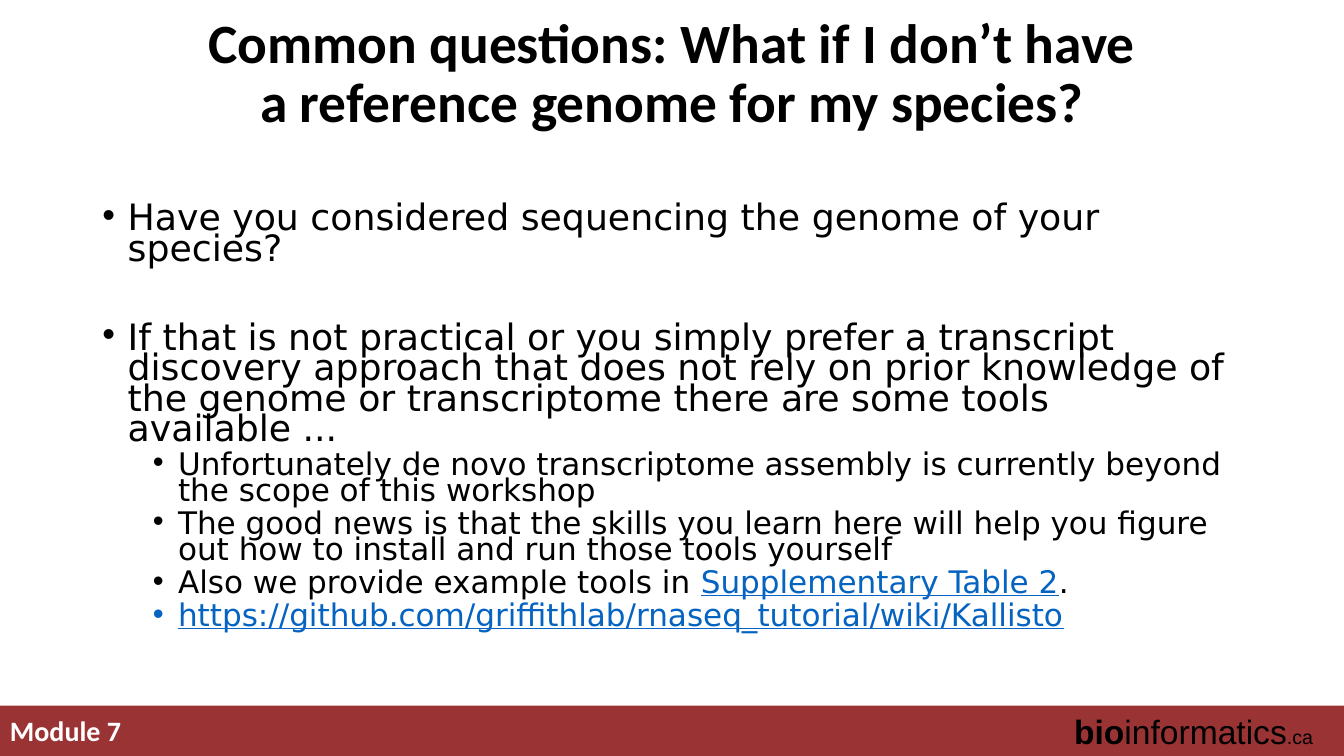
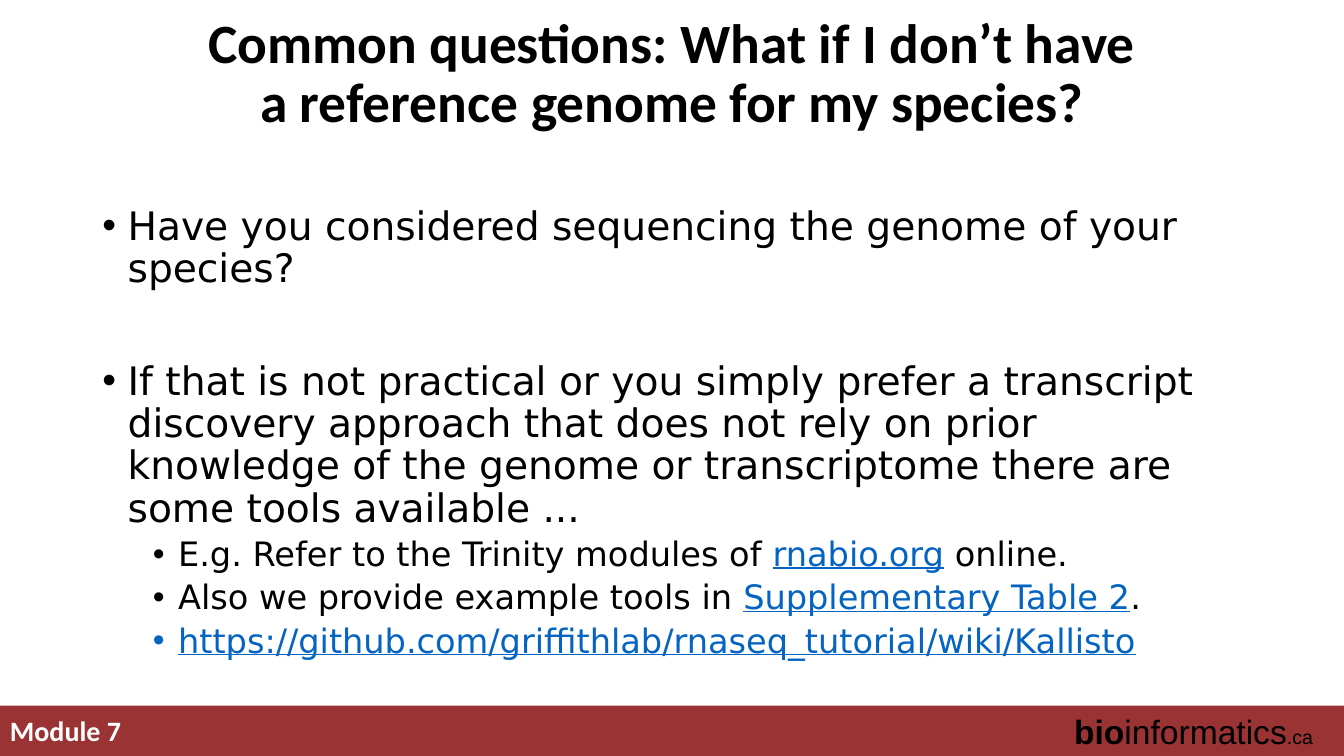
Before and after one commit to griffithlab/rnabio.org, a slide deck: slide 24 of assets/lectures/cbw-cshl/2019/full/RNASeq_Module7_Lecture.pptx. Drawn at 1344x756 pixels with LibreOffice and Linux fonts; fonts in the diff are those of the drawing. Boxes give left, top, right and bottom in pixels: in the first picture for what was removed or moved away, otherwise in the second. Text is boxed around its words. In the diff, an @@ line names an element or a change of style, - is before the commit and + after.

```diff
--- a/assets/lectures/cbw-cshl/2019/full/RNASeq_Module7_Lecture.pptx
+++ b/assets/lectures/cbw-cshl/2019/full/RNASeq_Module7_Lecture.pptx
@@ text at (128,210,1193,660): size 25.9 to 28 pt in "Have you considered sequencing the genome of ...", "If that is not practical or you ..."; size 22.2 to 24 pt in "Also we provide example tools in Supplementary ...", "https://github.com/griffithlab/rnaseq_tutorial/wiki/Kallisto"; line spacing 0.7 to 0.9 @@
@@ text at (178,540,1068,573): text changed; size 22.2 to 24 pt @@
-  • Unfortunately de novo transcriptome assembly is currently beyond the scope of this workshop
-  • The good news is that the skills you learn here will help you figure out how to install and run those tools yourself
+  • E.g. Refer to the Trinity modules of rnabio.org online.
```
Also in this commit, not shown: 2 other slides changed, 1 other file.
